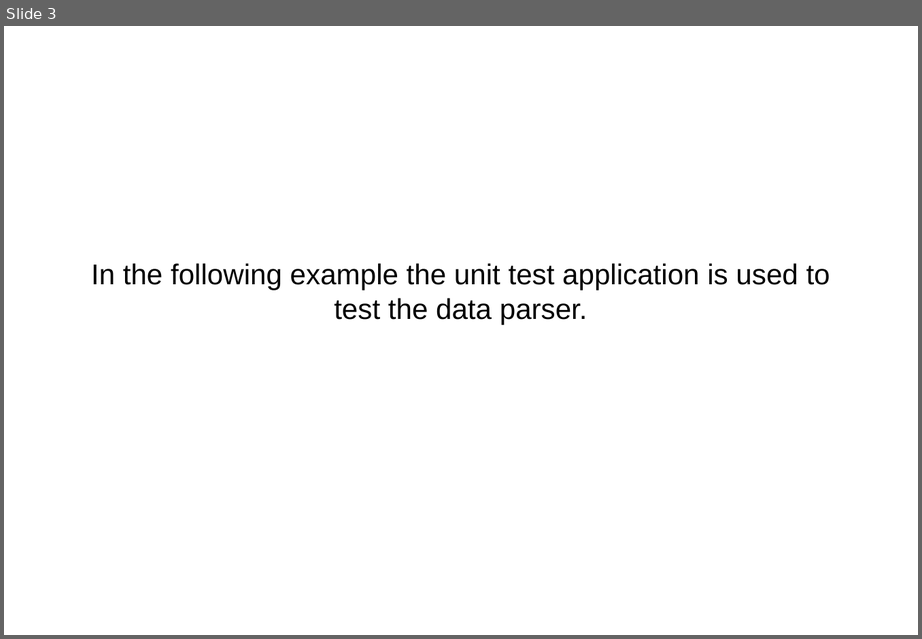
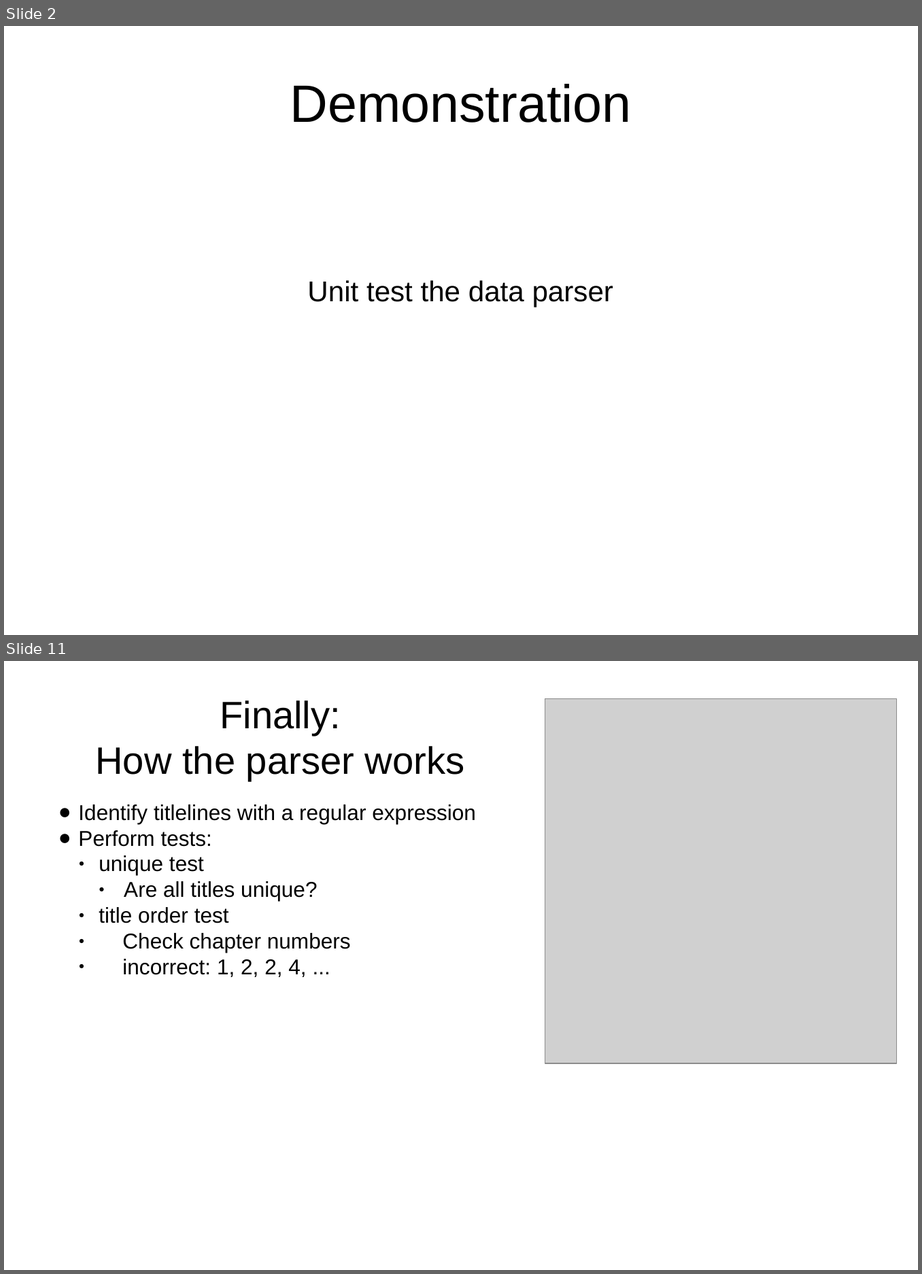
Before and after one commit to jn100py/portfolio, a slide deck: test_applications/presentation_testapplications.pptx. Shown one above the other, each under a label of ours: slide 3 before the commit, slides 2 and 11 after it; the slides between them are not shown. The pictures are 922x639 and 922x1274 pixels, drawn with LibreOffice and Linux fonts; fonts in the diff are those of the drawing; grey boxes stand for pictures. Boxes give left, top, right and bottom in pixels: in the first picture for what was removed or moved away, otherwise in the second. Text is boxed around its words. In the diff, an @@ line names an element or a change of style, - is before the commit and + after.

```diff
--- a/test_applications/presentation_testapplications.pptx
+++ b/test_applications/presentation_testapplications.pptx
@@ slide 11 added at bbox=[4, 661, 918, 1270], background #FFFFFF @@
@@ text added at bbox=[95, 700, 465, 781], 32 pt, text #000000 @@
+Finally:
+How the parser works
@@ picture added at bbox=[545, 699, 896, 1064] @@
@@ text added at bbox=[78, 804, 476, 977], 18 pt, text #000000 @@
+● Identify titlelines with a regular expression
+● Perform tests:
+  ● unique test
+    ● Are all titles unique?
+  ● title order test
+  ● Check chapter numbers
+  ● incorrect: 1, 2, 2, 4, ...
@@ what was slide 3 is now slide 2 @@
@@ slide 2 changed as well @@
@@ text added at bbox=[290, 84, 631, 123], 44 pt, text #000000 @@
+Demonstration
@@ text at bbox=[307, 280, 613, 308]: text changed @@
-In the following example the unit test application is used to test the data parser.
+Unit test the data parser
```
Also in this commit, not shown: 1 other slide changed, 8 other slides added, 10 slides removed, 2 other files.
